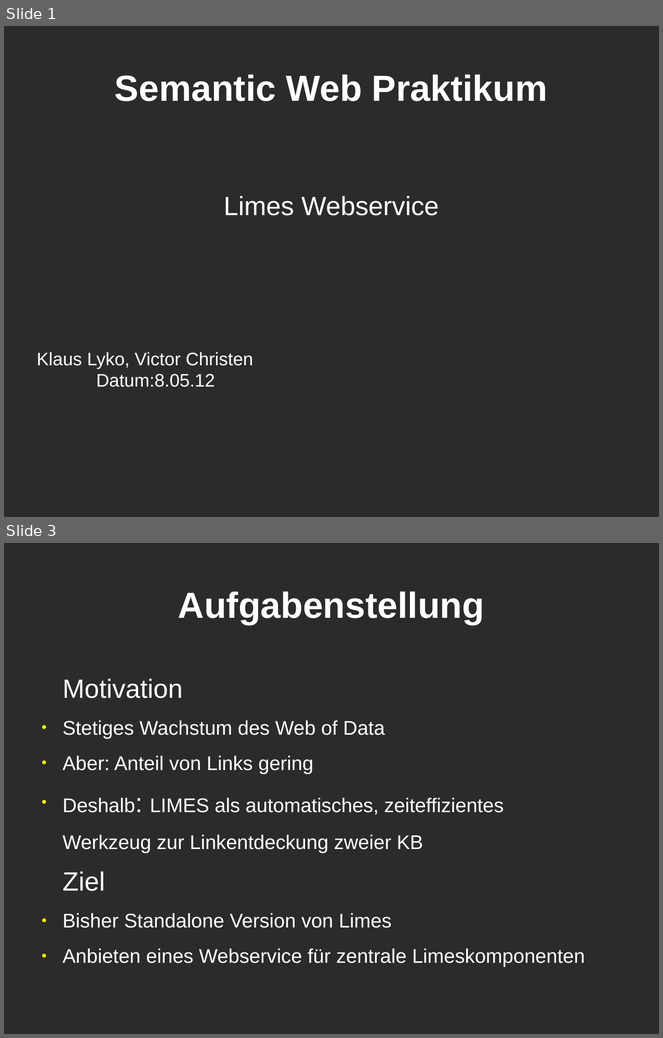
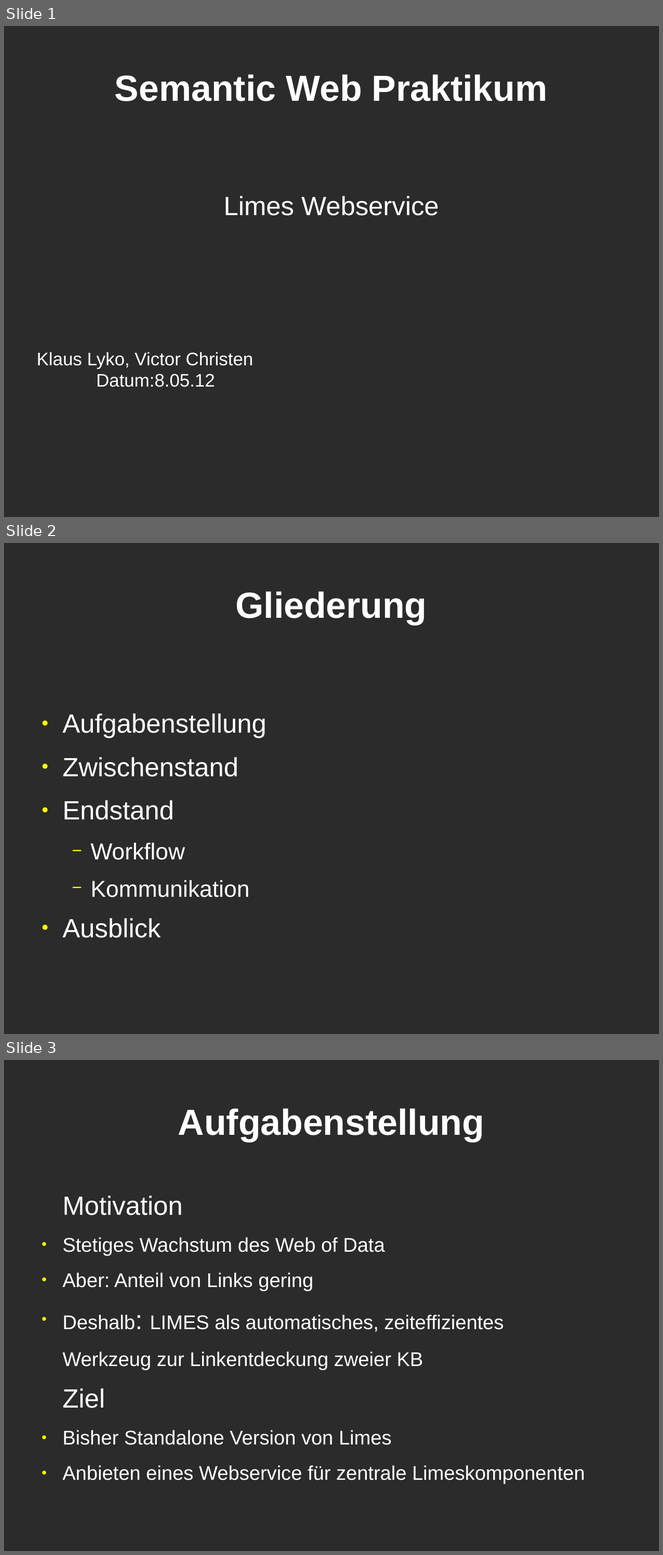
Before and after one commit to KLyko/LimesWebService, a slide deck: doc/overview_08-05-12/presentation.odp. Shown one above the other, each under a label of ours: slides 1 and 3 before the commit, slides 1, 2 and 3 after it; the slides between them are not shown. The pictures are 663x1038 and 663x1555 pixels, drawn with LibreOffice and Linux fonts; fonts in the diff are those of the drawing; background and template pictures are left out; a plain dark background stands for a picture behind light text. Boxes give left, top, right and bottom in pixels: in the first picture for what was removed or moved away, otherwise in the second. Text is boxed around its words. In the diff, an @@ line names an element or a change of style, - is before the commit and + after.

```diff
--- a/doc/overview_08-05-12/presentation.odp
+++ b/doc/overview_08-05-12/presentation.odp
@@ slide 2 added at (4, 543, 659, 1034), background picture (left out) @@
@@ title added at (235, 591, 427, 625), 44 pt, text #FFFFFF, bold @@
+Gliederung
@@ text added at (63, 714, 267, 938), 32 pt, text #FFFFFF @@
+● Aufgabenstellung
+● Zwischenstand
+● Endstand
+  − Workflow
+  − Kommunikation
+● Ausblick
```
Also in this commit, not shown: 2 slides changed, 1 slide removed.
